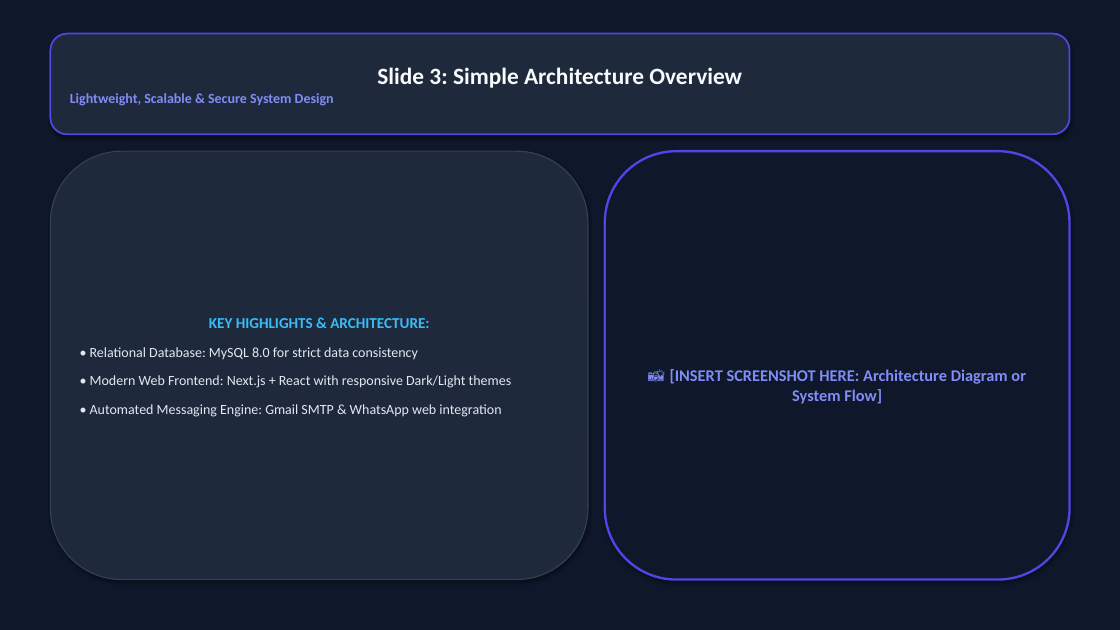
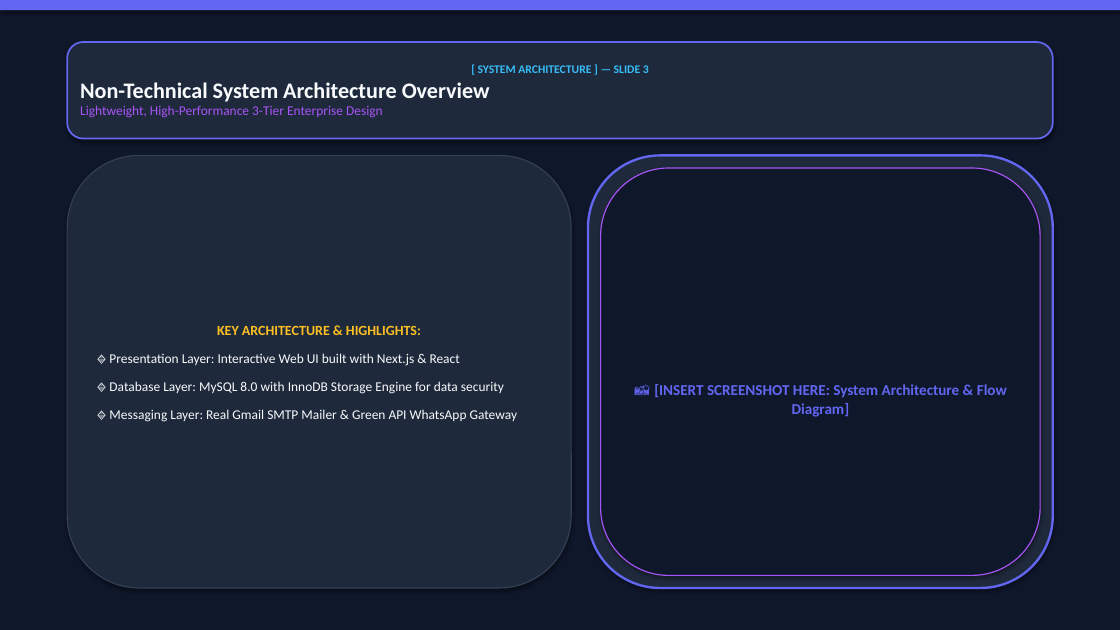
Before and after one commit to VishalMishraCSE/meeting-room-booking-system, a slide deck: slide 3 of document/PRESENTATION_DECK_SLIDES.pptx. Drawn at 1120x630 pixels with LibreOffice and Linux fonts; fonts in the diff are those of the drawing. Boxes give left, top, right and bottom in pixels: in the first picture for what was removed or moved away, otherwise in the second. Text is boxed around its words. In the diff, an @@ line names an element or a change of style, - is before the commit and + after.

Commit message:
design: redesign PowerPoint presentation deck with stunning multi-layered dark theme, glassmorphic card containers, and category tag pills

```diff
--- a/document/PRESENTATION_DECK_SLIDES.pptx
+++ b/document/PRESENTATION_DECK_SLIDES.pptx
@@ rectangle added at box(0, 0, 1120, 10), fill #6366F1 @@
@@ rounded rectangle "[ SYSTEM ARCHITECTURE ] — ...": place and size @@
-rounded rectangle "[ SYSTEM ARCHITECTURE ] — ..." at box(50, 34, 1070, 134)
+rounded rectangle "[ SYSTEM ARCHITECTURE ] — ..." at box(67, 42, 1053, 139)
@@ rounded rectangle "[ SYSTEM ARCHITECTURE ] — ..." at box(67, 42, 1053, 139): outline #4F46E5 1.5 pt to #6366F1 1.5 pt @@
@@ text in rounded rectangle at box(80, 65, 649, 118): text changed; size 12 to 11.5 pt; text colour #818CF8 to #A855F7 @@
-Slide 3: Simple Architecture Overview
-Lightweight, Scalable & Secure System Design
+[ SYSTEM ARCHITECTURE ] — SLIDE 3
+Non-Technical System Architecture Overview
+Lightweight, High-Performance 3-Tier Enterprise Design
@@ rounded rectangle "KEY ARCHITECTURE & HIGHLIGHTS:": place and size @@
-rounded rectangle "KEY ARCHITECTURE & HIGHLIGHTS:" at box(50, 151, 588, 580)
+rounded rectangle "KEY ARCHITECTURE & HIGHLIGHTS:" at box(67, 155, 571, 588)
@@ rounded rectangle added at box(588, 155, 1053, 588), fill #1E293B, outline #6366F1 2 pt @@
@@ rounded rectangle "📸 [INSERT SCREENSHOT HERE: System ...": place and size @@
-rounded rectangle "📸 [INSERT SCREENSHOT HERE: System ..." at box(605, 151, 1070, 580)
+rounded rectangle "📸 [INSERT SCREENSHOT HERE: System ..." at box(601, 168, 1040, 576)
@@ rounded rectangle "📸 [INSERT SCREENSHOT HERE: System ..." at box(601, 168, 1040, 576): outline #4F46E5 2 pt to #A855F7 1 pt @@
@@ text in rounded rectangle at box(109, 326, 517, 422): text changed; size 12 to 11.5 pt; text colour #E2E8F0 to #F8FAFC @@
-KEY HIGHLIGHTS & ARCHITECTURE:
-• Relational Database: MySQL 8.0 for strict data consistency
-• Modern Web Frontend: Next.js + React with responsive Dark/Light themes
-• Automated Messaging Engine: Gmail SMTP & WhatsApp web integration
+KEY ARCHITECTURE & HIGHLIGHTS:
+🔹 Presentation Layer: Interactive Web UI built with Next.js & React
+🔹 Database Layer: MySQL 8.0 with InnoDB Storage Engine for data security
+🔹 Messaging Layer: Real Gmail SMTP Mailer & Green API WhatsApp Gateway
@@ text in rounded rectangle at box(654, 384, 1007, 417): text changed; size 14 to 13 pt; text colour #818CF8 to #6366F1 @@
-📸 [INSERT SCREENSHOT HERE: Architecture Diagram or System Flow]
+📸 [INSERT SCREENSHOT HERE: System Architecture & Flow Diagram]
```
Also in this commit, not shown: 16 other slides changed, 1 slide added, 1 slide removed, 1 other file.
